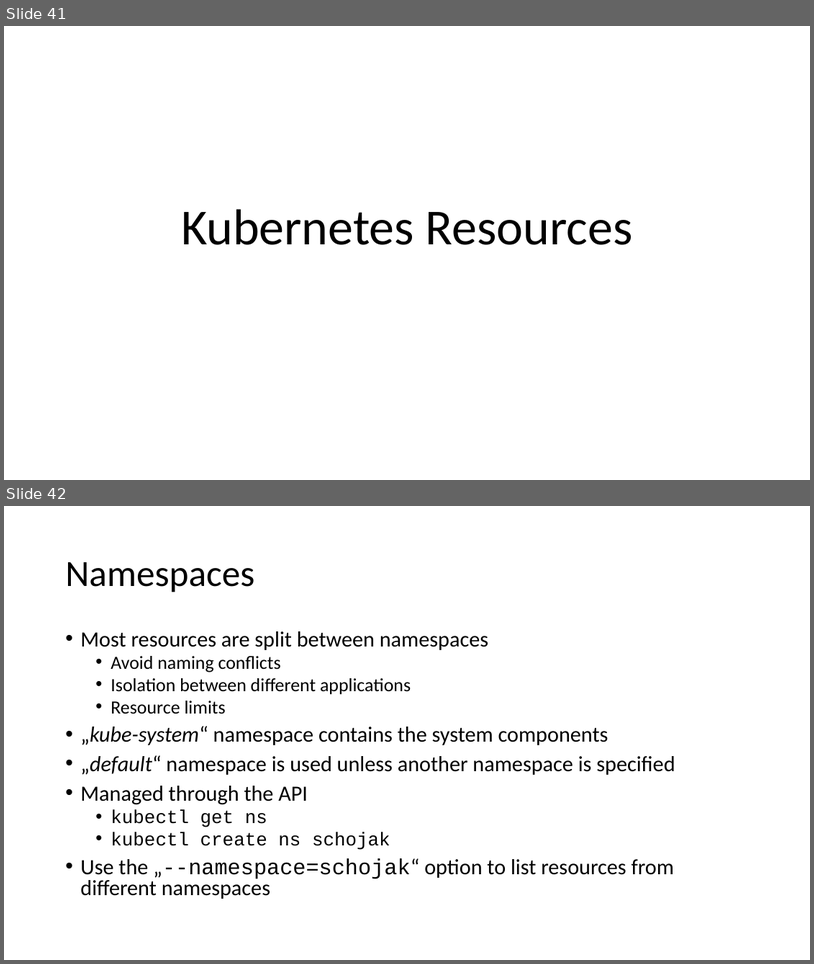
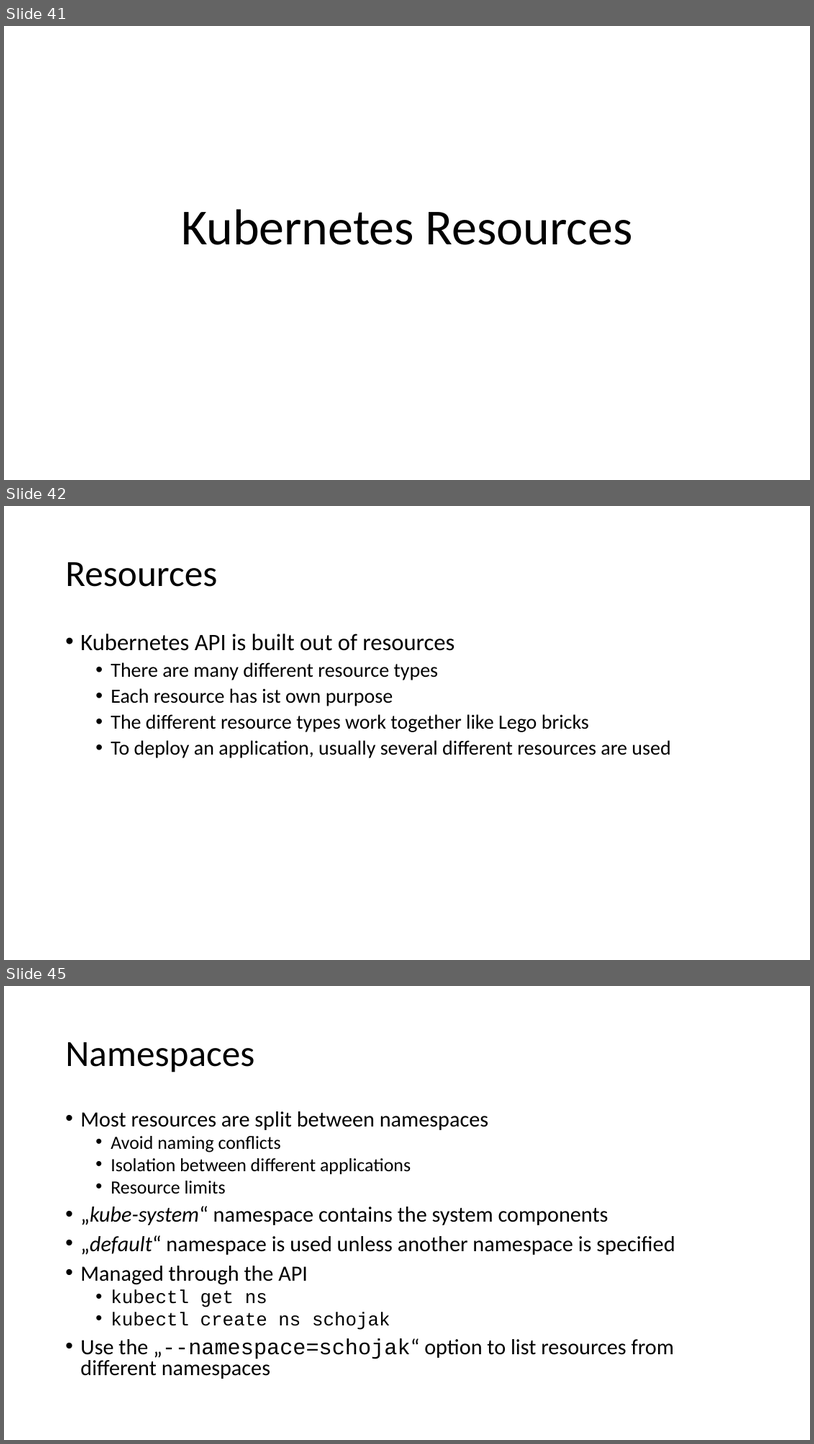
Before and after one commit to scholzj/dbg-kubernetes-training, a slide deck: slides/Kubernetes Introduction.pptx. Shown one above the other, each under a label of ours: slides 41 and 42 before the commit, slides 41, 42 and 45 after it; the slides between them are not shown. The pictures are 814x964 and 814x1444 pixels, drawn with LibreOffice and Linux fonts; fonts in the diff are those of the drawing. Boxes give left, top, right and bottom in pixels: in the first picture for what was removed or moved away, otherwise in the second. Text is boxed around its words. In the diff, an @@ line names an element or a change of style, - is before the commit and + after.

```diff
--- a/slides/Kubernetes Introduction.pptx
+++ b/slides/Kubernetes Introduction.pptx
@@ slide 42 added at box(4, 506, 810, 960), background #FFFFFF @@
@@ title added at box(65, 562, 217, 587), 44 pt, text #000000 @@
+Resources
@@ text added at box(80, 633, 671, 758), 24 pt, text #000000 @@
+• Kubernetes API is built out of resources
+  • There are many different resource types
+  • Each resource has ist own purpose
+  • The different resource types work together like Lego bricks
+  • To deploy an application, usually several different resources are used
@@ what was slide 42 is now slide 45 @@
```
Also in this commit, not shown: 10 slides changed, 10 other slides added, 2 slides removed, 21 other files.
